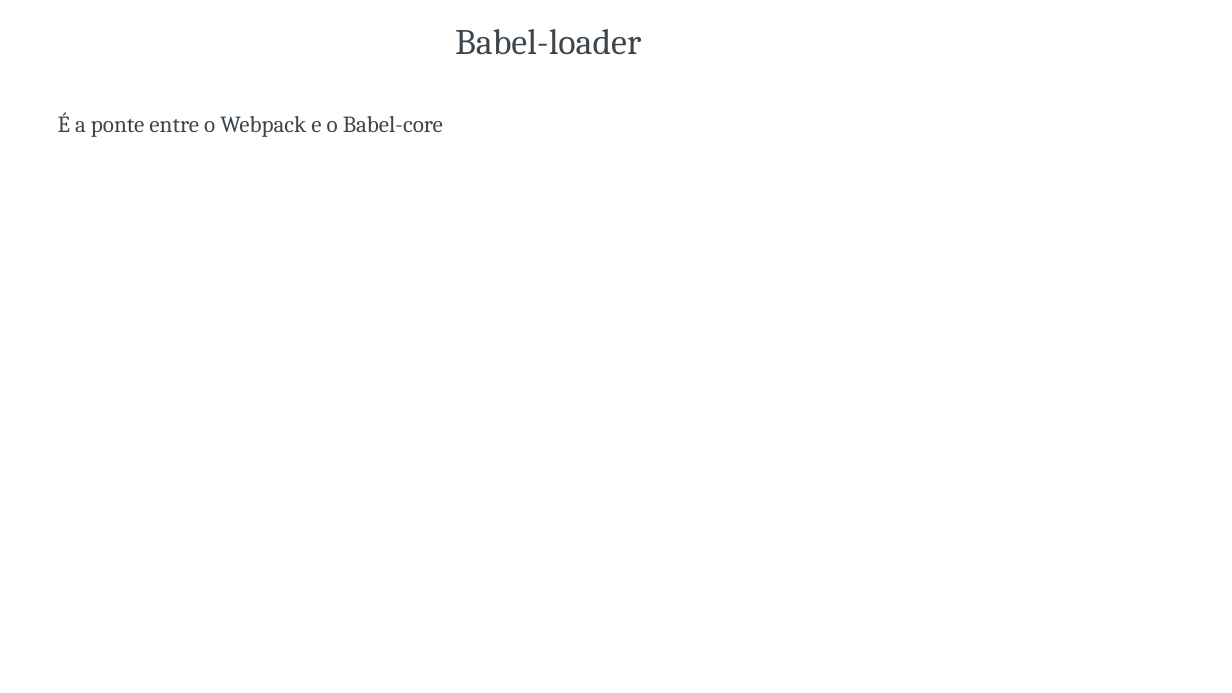
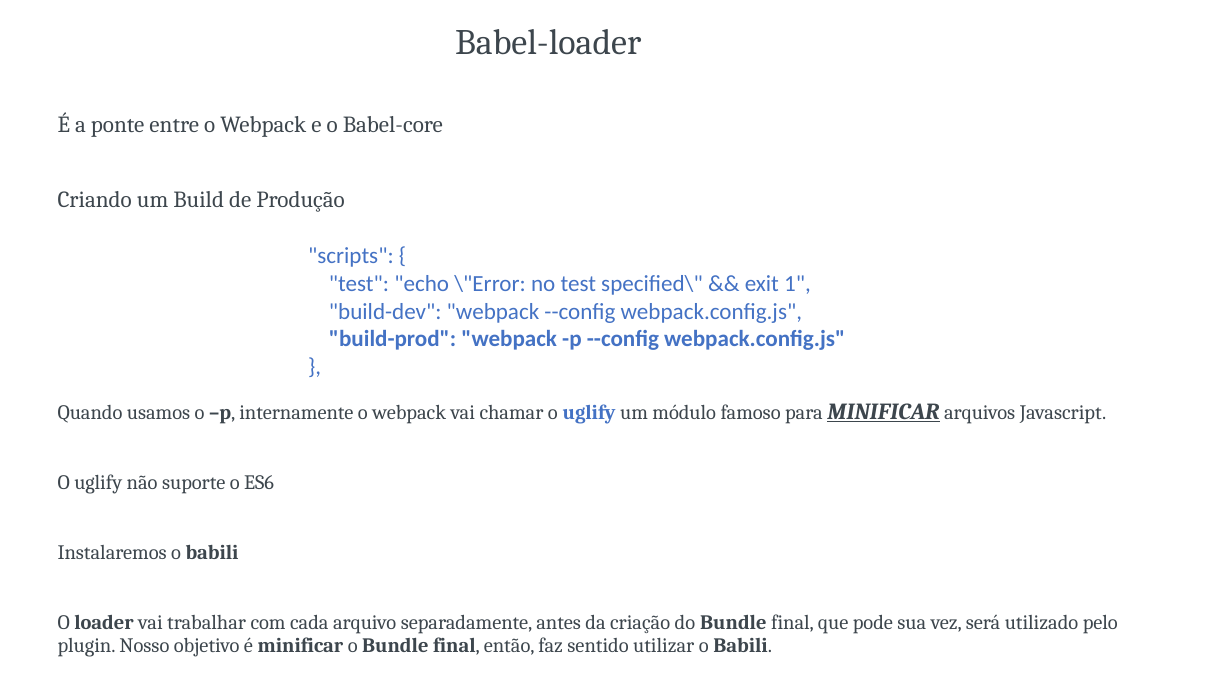
Before and after one commit to lacsousa/webpack, a slide deck: slide 3 of docs/Webpack-resumo.pptx. Drawn at 1232x693 pixels with LibreOffice and Linux fonts; fonts in the diff are those of the drawing. Boxes give left, top, right and bottom in pixels: in the first picture for what was removed or moved away, otherwise in the second. Text is boxed around its words. In the diff, an @@ line names an element or a change of style, - is before the commit and + after.

```diff
--- a/docs/Webpack-resumo.pptx
+++ b/docs/Webpack-resumo.pptx
@@ subtitle at (58,191,344,212): paragraph added @@
+Criando um Build de Produção
@@ text added at (308,247,845,350), 18 pt, text #4472C4 @@
+"scripts": {
+"test": "echo \"Error: no test specified\" && exit 1",
+"build-dev": "webpack --config webpack.config.js",
+"build-prod": "webpack -p --config webpack.config.js"
+},
@@ text added at (58,403,1118,657), 16 pt, text #3D464D @@
+Quando usamos o –p, internamente o webpack vai chamar o uglify um módulo famoso para MINIFICAR arquivos Javascript.
+O uglify não suporte o ES6
+Instalaremos o babili
+O loader vai trabalhar com cada arquivo separadamente, antes da criação do Bundle final, que pode sua vez, será utilizado pelo plugin. Nosso objetivo é minificar o Bundle final, então, faz sentido utilizar o Babili.
```
Also in this commit, not shown: 4 other files.
